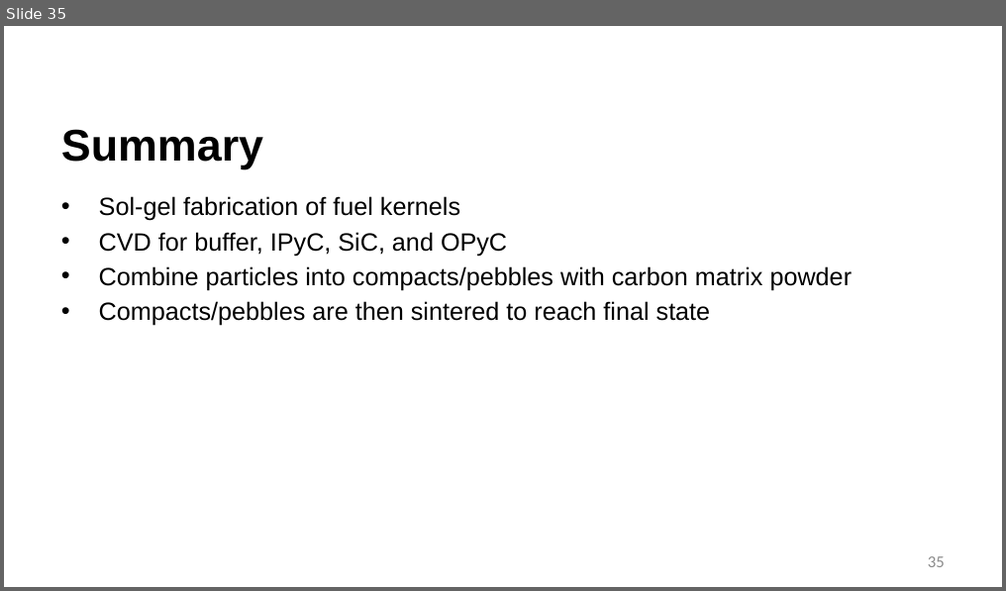
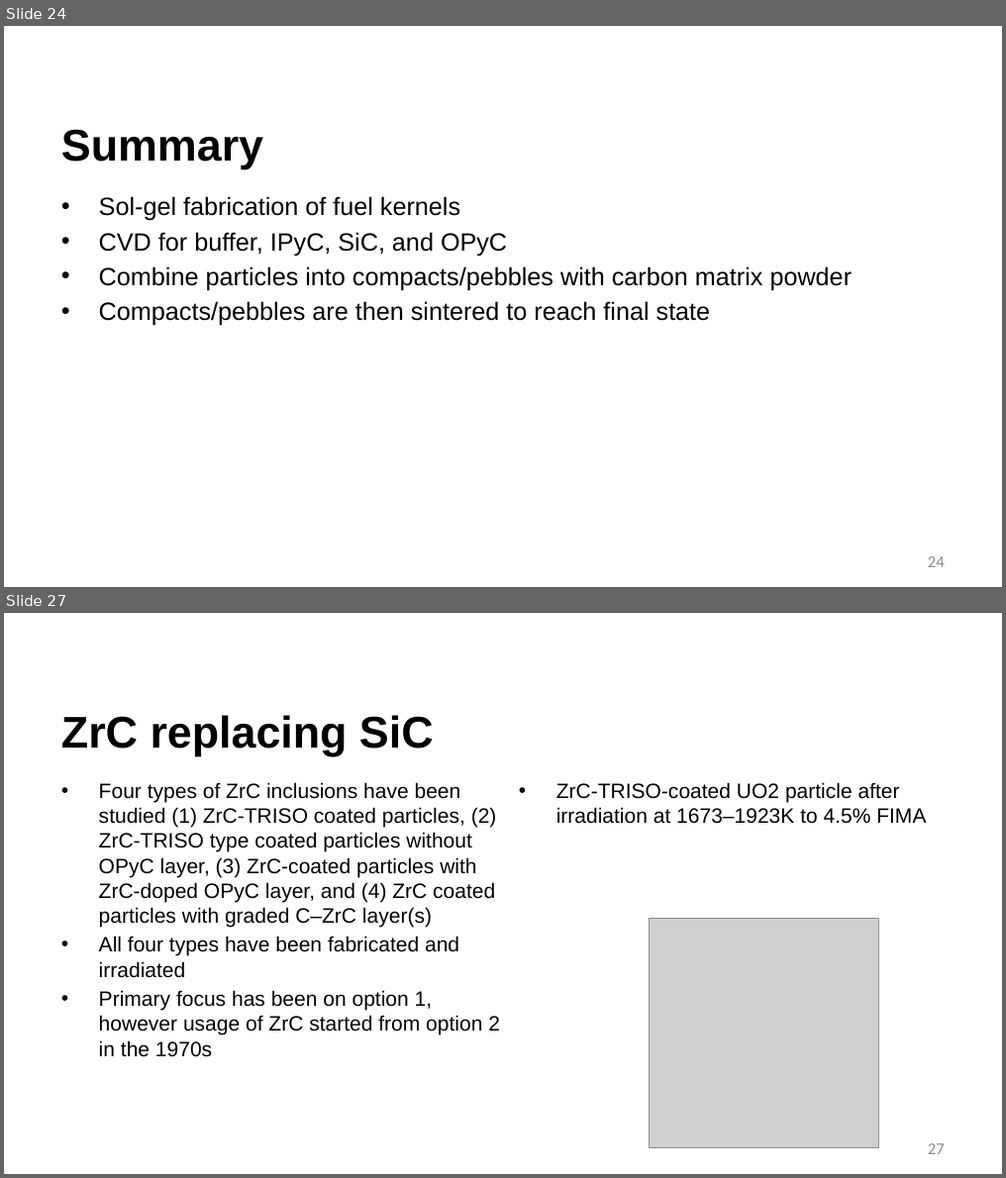
Before and after one commit to benbeeler/TEACHING, a slide deck: Advanced Reactor Materials/Fall2026/Lec6_TRISO.pptx. Shown one above the other, each under a label of ours: slide 35 before the commit, slides 24 and 27 after it; the slides between them are not shown. The pictures are 1006x591 and 1006x1178 pixels, drawn with LibreOffice and Linux fonts; fonts in the diff are those of the drawing; grey boxes stand for pictures; background and template pictures are left out. Boxes give left, top, right and bottom in pixels: in the first picture for what was removed or moved away, otherwise in the second. Text is boxed around its words. In the diff, an @@ line names an element or a change of style, - is before the commit and + after.

```diff
--- a/Advanced Reactor Materials/Fall2026/Lec6_TRISO.pptx
+++ b/Advanced Reactor Materials/Fall2026/Lec6_TRISO.pptx
@@ slide 27 added at (x1=4, y1=613, x2=1002, y2=1174), background #FFFFFF @@
@@ title added at (x1=61, y1=715, x2=434, y2=757), 42.7 pt, text #000000, bold @@
+ZrC replacing SiC
@@ text added at (x1=99, y1=782, x2=500, y2=1058), 20 pt, text #000000 @@
+• Four types of ZrC inclusions have been studied (1) ZrC-TRISO coated particles, (2) ZrC-TRISO type coated particles without OPyC layer, (3) ZrC-coated particles with ZrC-doped OPyC layer, and (4) ZrC coated particles with graded C–ZrC layer(s)
+• All four types have been fabricated and irradiated
+• Primary focus has been on option 1, however usage of ZrC started from option 2 in the 1970s
@@ text added at (x1=556, y1=782, x2=926, y2=824), 20 pt, text #000000 @@
+• ZrC-TRISO-coated UO2 particle after irradiation at 1673–1923K to 4.5% FIMA
@@ picture added at (x1=649, y1=919, x2=879, y2=1149) @@
@@ page number added at (x1=928, y1=1144, x2=944, y2=1155), 16 pt, text #8C8C8C @@
+27
@@ what was slide 35 is now slide 24 @@
@@ page number at (x1=928, y1=557, x2=944, y2=568): text changed @@
-35
+24
```
Also in this commit, not shown: 2 slides changed, 12 other slides added, 11 slides removed, 4 other files.
